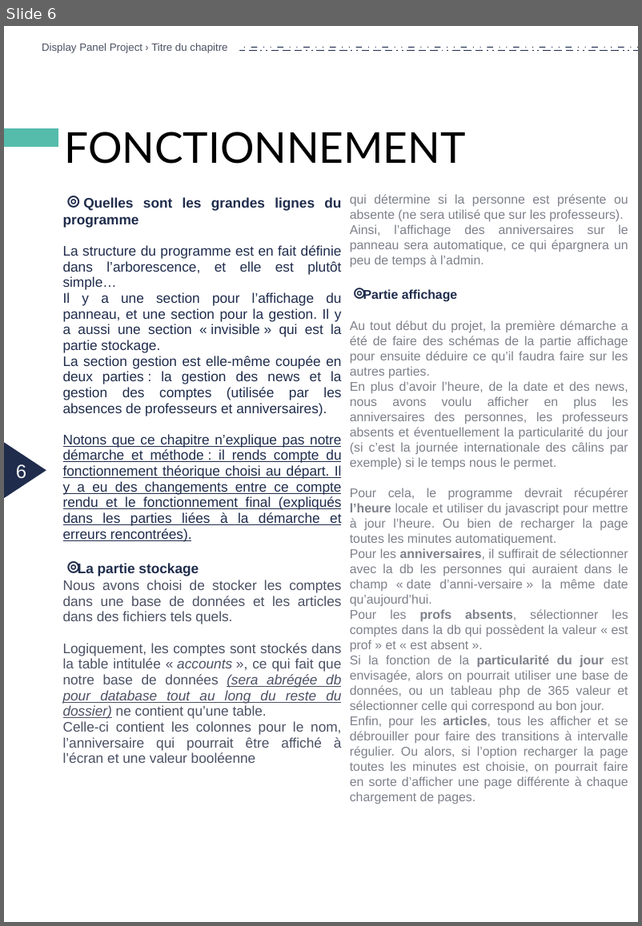
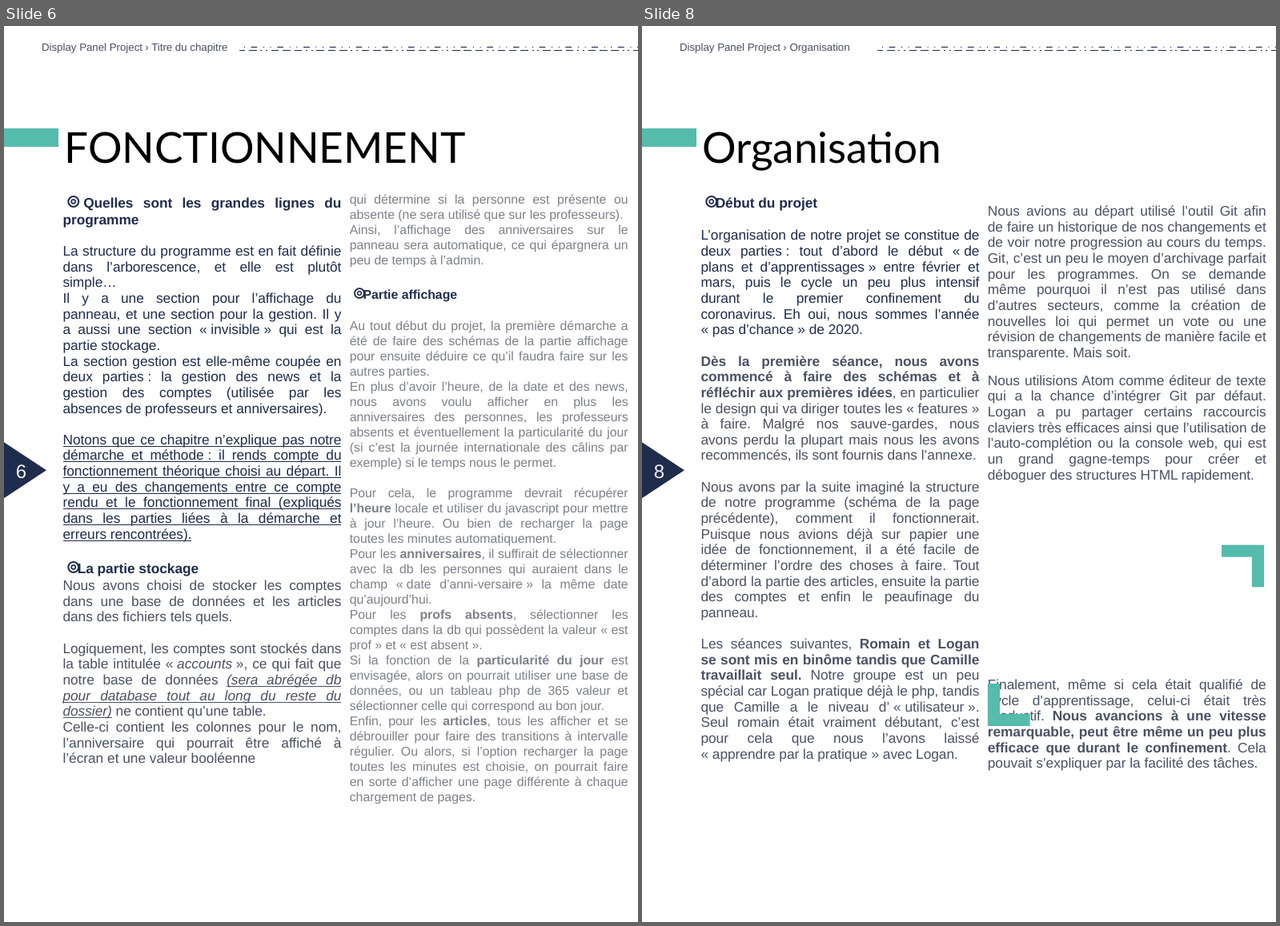
Before and after one commit to LoganTann/panneau, a slide deck: compte-rendu/CR_papier.odp. Shown side by side, each under a label of ours: slide 6 before the commit, slides 6 and 8 after it; the slides between them are not shown. The pictures are 642x926 and 1280x926 pixels, drawn with LibreOffice and Linux fonts; fonts in the diff are those of the drawing. Boxes give left, top, right and bottom in pixels: in the first picture for what was removed or moved away, otherwise in the second. Text is boxed around its words. In the diff, an @@ line names an element or a change of style, - is before the commit and + after.

Commit message:
Rédaction de l'organisation et de l'index

```diff
--- a/compte-rendu/CR_papier.odp
+++ b/compte-rendu/CR_papier.odp
@@ slide 8 added at bbox=[642, 26, 1276, 922], background #FFFFFF @@
@@ line added from (1276, 48) to (672, 48), #1F2C4C 0.79 pt @@
@@ text added at bbox=[680, 43, 850, 53], 10 pt, text #4B5164 @@
+Display Panel Project › Organisation
@@ line added from (672, 50) to (1276, 50), #1F2C4C 0.79 pt @@
@@ rectangle added at bbox=[642, 128, 696, 147], fill #55BBAB @@
@@ title added at bbox=[702, 132, 941, 171], 40 pt, text #000000 @@
+Organisation
@@ text added at bbox=[701, 197, 980, 762], 12.9 pt, text #4B5164 @@
+⌾ Début du projet
+L’organisation de notre projet se constitue de deux parties : tout d’abord le début « de plans et d’apprentissages » entre février et mars, puis le cycle un peu plus intensif durant le premier confinement du coronavirus. Eh oui, nous sommes l’année « pas d’chance » de 2020.
+Dès la première séance, nous avons commencé à faire des schémas et à réfléchir aux premières idées, en particulier le design qui va diriger toutes les « features » à faire. Malgré nos sauve-gardes, nous avons perdu la plupart mais nous les avons recommencés, ils sont fournis dans l’annexe.
+Nous avons par la suite imaginé la structure de notre programme (schéma de la page précédente), comment il fonctionnerait. Puisque nous avions déjà sur papier une idée de fonctionnement, il a été facile de déterminer l’ordre des choses à faire. Tout d’abord la partie des articles, ensuite la partie des comptes et enfin le peaufinage du panneau.
+Les séances suivantes, Romain et Logan se sont mis en binôme tandis que Camille travaillait seul. Notre groupe est un peu spécial car Logan pratique déjà le php, tandis que Camille a le niveau d’ « utilisateur ». Seul romain était vraiment débutant, c’est pour cela que nous l’avons laissé « apprendre par la pratique » avec Logan.
@@ text added at bbox=[988, 205, 1266, 771], 12.9 pt, text #4B5164 @@
+Nous avions au départ utilisé l’outil Git afin de faire un historique de nos changements et de voir notre progression au cours du temps. Git, c’est un peu le moyen d’archivage parfait pour les programmes. On se demande même pourquoi il n’est pas utilisé dans d’autres secteurs, comme la création de nouvelles loi qui permet un vote ou une révision de changements de manière facile et transparente. Mais soit.
+Nous utilisions Atom comme éditeur de texte qui a la chance d’intégrer Git par défaut. Logan a pu partager certains raccourcis claviers très efficaces ainsi que l’utilisation de l’auto-complétion ou la console web, qui est un grand gagne-temps pour créer et déboguer des structures HTML rapidement.
+Finalement, même si cela était qualifié de cycle d’apprentissage, celui-ci était très productif. Nous avancions à une vitesse remarquable, peut être même un peu plus efficace que durant le confinement. Cela pouvait s’expliquer par la facilité des tâches.
@@ triangle added at bbox=[642, 442, 684, 498], fill #1F2C4C @@
@@ page number added at bbox=[654, 464, 664, 479], 18 pt, text #F3F4F5 @@
+8
@@ freeform shape added at bbox=[1221, 544, 1264, 587], fill #55BBAB @@
@@ freeform shape added at bbox=[988, 684, 1030, 725], fill #55BBAB @@
```
Also in this commit, not shown: 1 slide changed, 2 other slides added, 1 slide removed.
